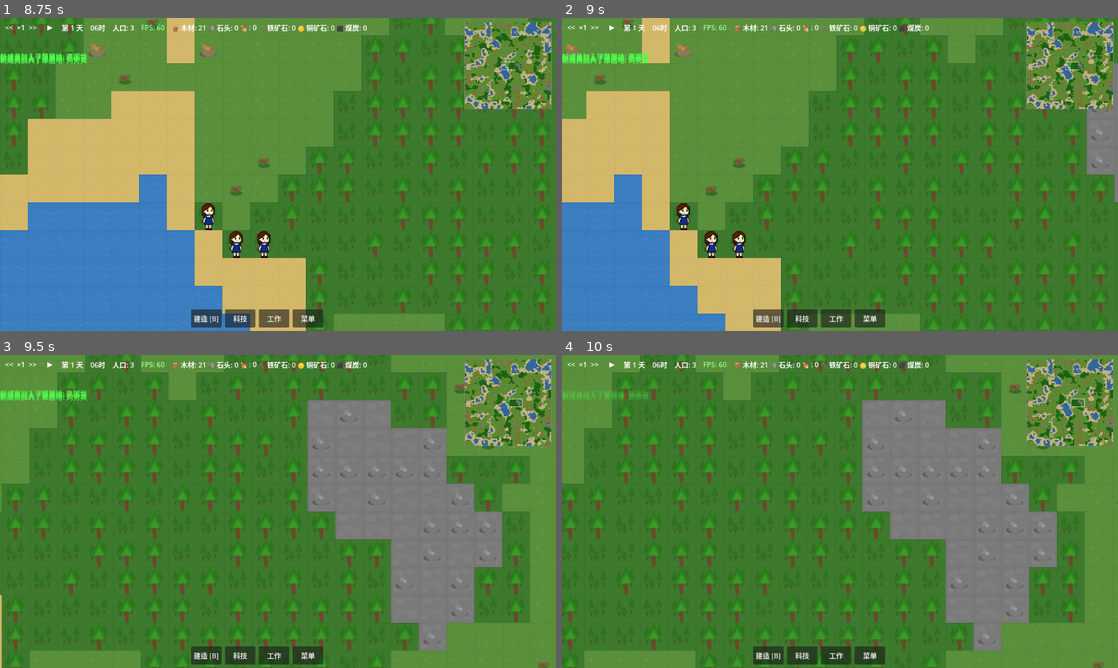
Above: before the commit, frames 1-4 (two rows, left to right).
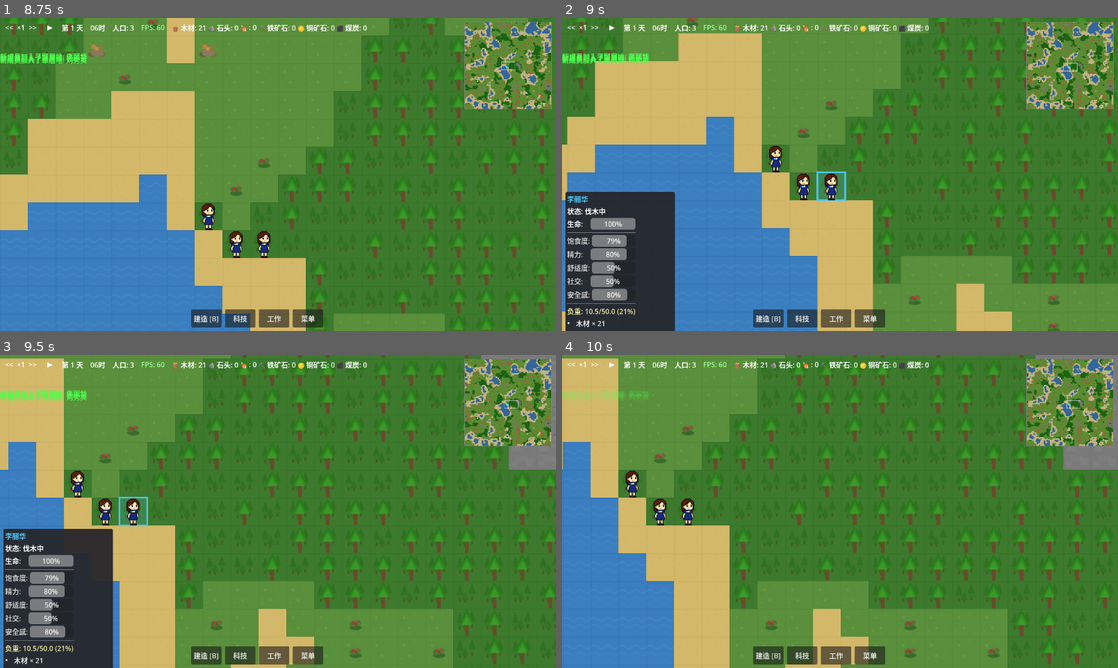
Above: after the commit, the same moments.

Repository: ZhanXuzhao/the-path-of-humanity
Game: Godot game, scene res://scenes/game.tscn
Two runs of this game, one before a commit and one after it. Both use one fixed random seed, a clock stepped at 60 frames per second and the inputs below.
Inputs (mouse positions are in pixels of both pictures, inside the frame that each line leads up to):
- Up to frame 1 (8.75 s): click "<<" at 0.5 s; click ">>" at 1.25 s; click "⏸" at 2 s; click "▶" at 2.75 s; click "建造 [B]" at 3.5 s; click "科技" at 4.25 s; click "工作" at 5 s; click "菜单" at 5.75 s; click "新建游戏" at 6.5 s; tap Enter at 7.25 s; drag from (505, 64) to (333, 105) at 7.27 s; tap Space at 8 s; drag from (166, 190) to (250, 237) at 8.02 s
- Up to frame 2 (9 s): tap Enter at 8.75 s; move the mouse to (895, 105) at 8.77 s; hold D from 8.78 s (still down); tap Tab at 8.85 s
- Up to frame 3 (9.5 s): keep holding D
- Up to frame 4 (10 s): release D at 9.5 s; drag from (812, 574) to (673, 464) at 9.52 s

Frame 1 is identical in both runs. In frame 2, 58% of the frame differs, in the area x 0-100%, y 0-100%; in frame 3, 66%; in frame 4, 66%.

Commit message:
feat: Tab键在定居者间循环切换并镜头居中聚焦
- camera_controller.gd: 新增 focus_on() 方法，Tween 平滑镜头移动
- game.gd: 新增 _switch_to_next_settler() 循环切换定居者
- game.gd: _select_settler() 增加 focus_camera 参数
- game.gd: _input() 中新增 Tab 键处理

Diff:
--- a/scripts/core/camera_controller.gd
+++ b/scripts/core/camera_controller.gd
@@ -11,6 +11,9 @@
 # 从 GameManager.settings 读取滚动参数
 var _scroll_speed: float = 300.0
 var _edge_scroll_margin: int = 20
+
+# 镜头聚焦动画
+var _focus_tween: Tween = null
 
 func _ready():
 	# 从 GameManager 读取配置的滚动参数
@@ -72,3 +75,13 @@
 		position.y -= _scroll_speed * delta * (1.0 / zoom_level)
 	elif mouse_pos.y > viewport_size.y - _edge_scroll_margin:
 		position.y += _scroll_speed * delta * (1.0 / zoom_level)
+
+# -------- 镜头聚焦 --------
+func focus_on(target_pos: Vector2, duration: float = 0.3):
+	"""平滑移动镜头到目标位置，居中聚焦"""
+	if _focus_tween and _focus_tween.is_valid():
+		_focus_tween.kill()
+	_focus_tween = create_tween()
+	_focus_tween.set_ease(Tween.EASE_OUT)
+	_focus_tween.set_trans(Tween.TRANS_CUBIC)
+	_focus_tween.tween_property(self, "position", target_pos, duration)
--- a/scripts/core/game.gd
+++ b/scripts/core/game.gd
@@ -238,8 +238,8 @@
 	_deselect_settler()
 	return false
 
-func _select_settler(settler):
-	"""选中定居者"""
+func _select_settler(settler, focus_camera: bool = false):
+	"""选中定居者，可选是否镜头居中聚焦"""
 	if selected_settler == settler:
 		return
 	# 取消之前的选中
@@ -249,6 +249,9 @@
 	selected_settler = settler
 	settler.set_selected(true)
 	settler_selected.emit(settler)
+	# 镜头居中聚焦（默认鼠标点击不聚焦，Tab切换时聚焦）
+	if focus_camera and camera and is_instance_valid(camera):
+		camera.focus_on(settler.position)
 
 func _deselect_settler():
 	"""取消选中定居者"""
@@ -256,6 +259,31 @@
 		selected_settler.set_selected(false)
 	selected_settler = null
 	settler_deselected.emit()
+
+func _switch_to_next_settler():
+	"""Tab切换：按定居者列表顺序切换到下一个定居者，镜头居中聚焦"""
+	if settlers.is_empty():
+		return
+
+	# 过滤出有效的定居者
+	var valid_settlers = []
+	for s in settlers:
+		if is_instance_valid(s):
+			valid_settlers.append(s)
+
+	if valid_settlers.is_empty():
+		return
+
+	# 找到当前选中定居者在有效列表中的索引
+	var current_idx = -1
+	if selected_settler != null and is_instance_valid(selected_settler):
+		current_idx = valid_settlers.find(selected_settler)
+
+	# 计算下一个索引（循环）
+	var next_idx = (current_idx + 1) % valid_settlers.size()
+
+	# 使用 _select_settler 并带上聚焦标记
+	_select_settler(valid_settlers[next_idx], true)
 
 # -------- 建筑点击选择 --------
 func _try_select_building():
@@ -507,6 +535,13 @@
 				_deselect_settler()
 				_deselect_resource()
 
+	# 快捷键 Tab：在定居者之间循环切换，镜头居中聚焦
+	if event is InputEventKey and event.pressed and not event.echo:
+		if event.keycode == KEY_TAB:
+			_switch_to_next_settler()
+			get_viewport().set_input_as_handled()
+			return
+
 	# 快捷键 B：打开/关闭建造菜单
 	if event is InputEventKey and event.pressed and not event.echo:
 		if event.keycode == KEY_B:
